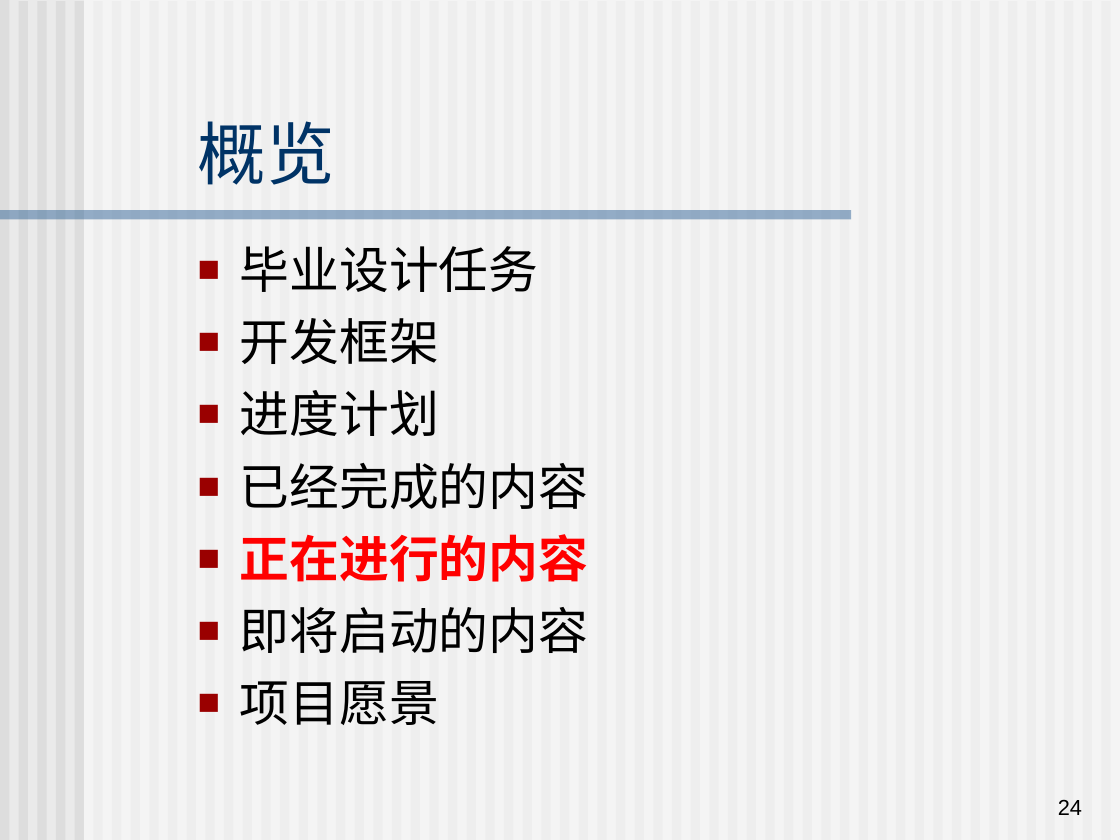
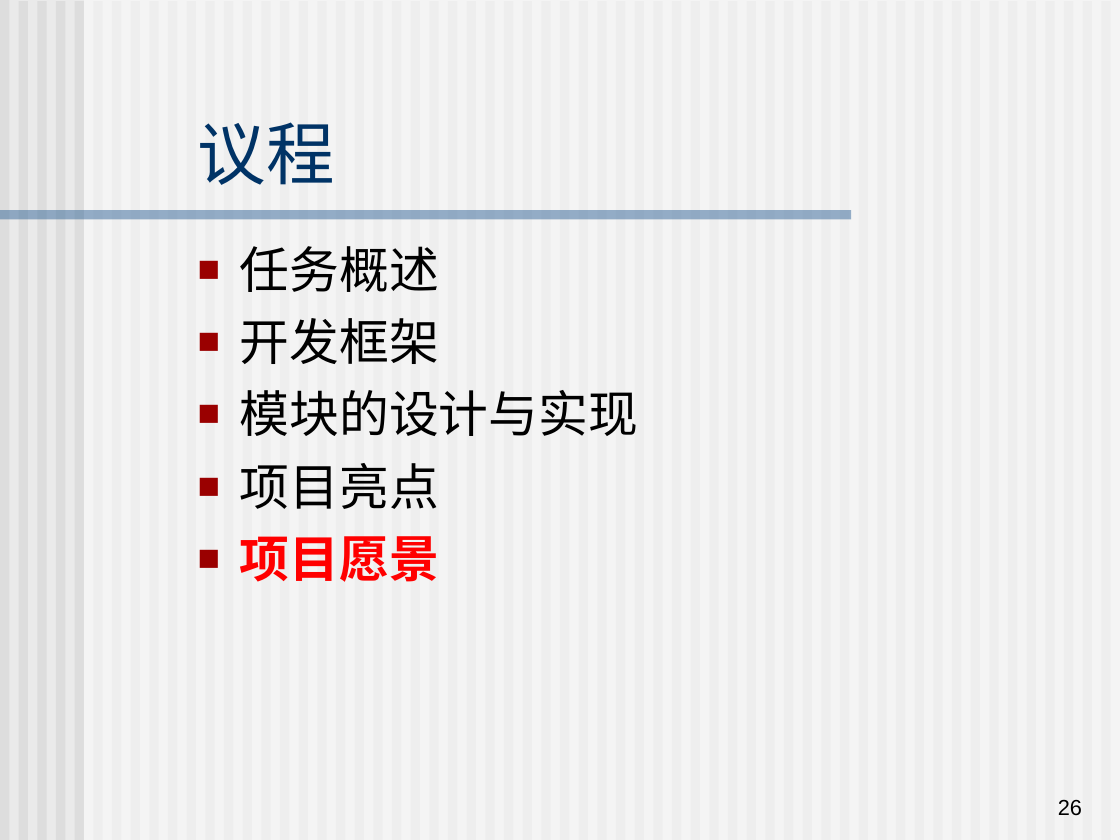
Before and after one commit to shanboli/finalprojectdocbackup, a slide deck: slide 26 of 1.0/梅丹毕设答辩.ppt (slide 24 before the commit). Drawn at 1120x840 pixels with LibreOffice and Linux fonts; fonts in the diff are those of the drawing; background and template pictures are left out. Boxes give left, top, right and bottom in pixels: in the first picture for what was removed or moved away, otherwise in the second. Text is boxed around its words. In the diff, an @@ line names an element or a change of style, - is before the commit and + after.

```diff
--- a/1.0/梅丹毕设答辩.ppt
+++ b/1.0/梅丹毕设答辩.ppt
@@ title at <box>198,122,335,185</box>: text changed @@
-概览
+议程
@@ text at <box>240,246,439,292</box>: text changed @@
-■ 毕业设计任务
+■ 任务概述
@@ text at <box>240,390,638,509</box>: text changed @@
-■ 进度计划
-■ 已经完成的内容
-■ 正在进行的内容
-■ 即将启动的内容
+■ 模块的设计与实现
+■ 项目亮点
@@ text at <box>240,536,439,582</box>: text colour #000000 to #FF0000, bold on in "项目愿景" @@
@@ page number at <box>1058,800,1082,815</box>: text changed @@
-24
+26
```
Also in this commit, not shown: 9 other slides changed, 12 slides added, 15 slides removed, 3 other files.
